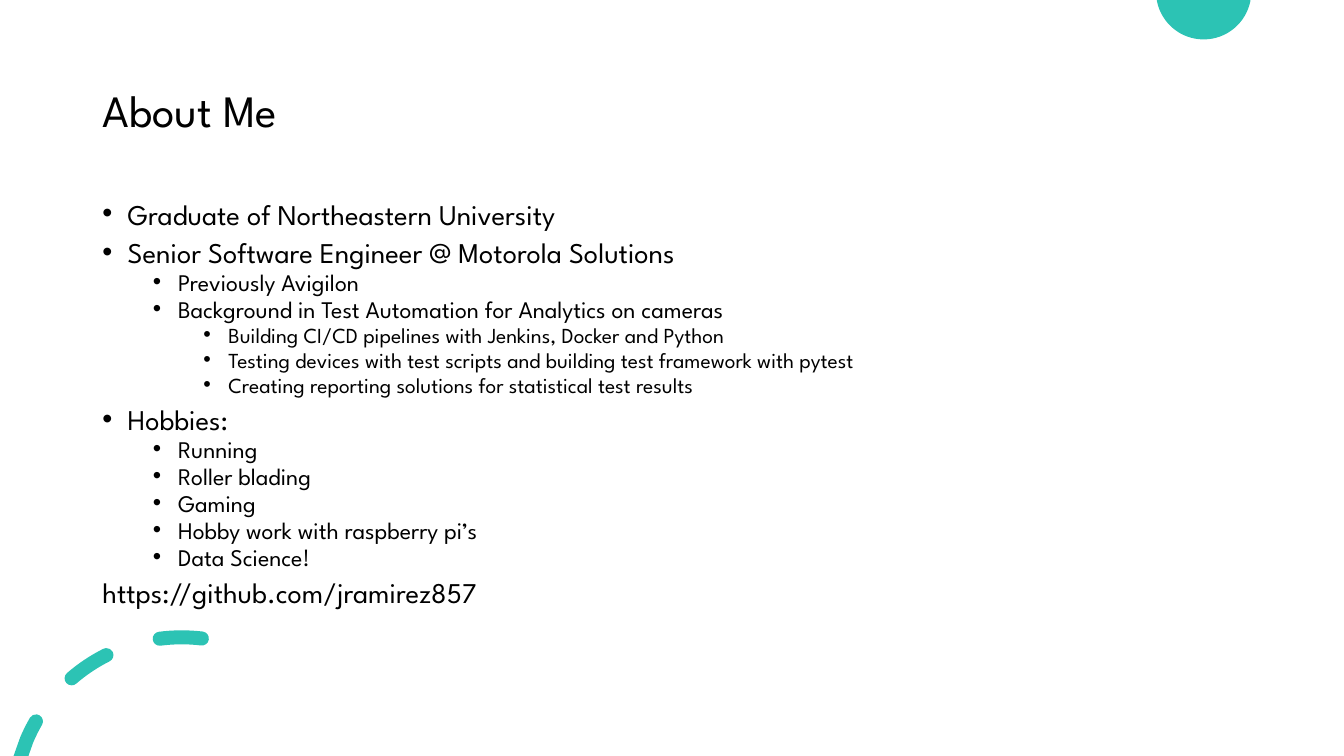
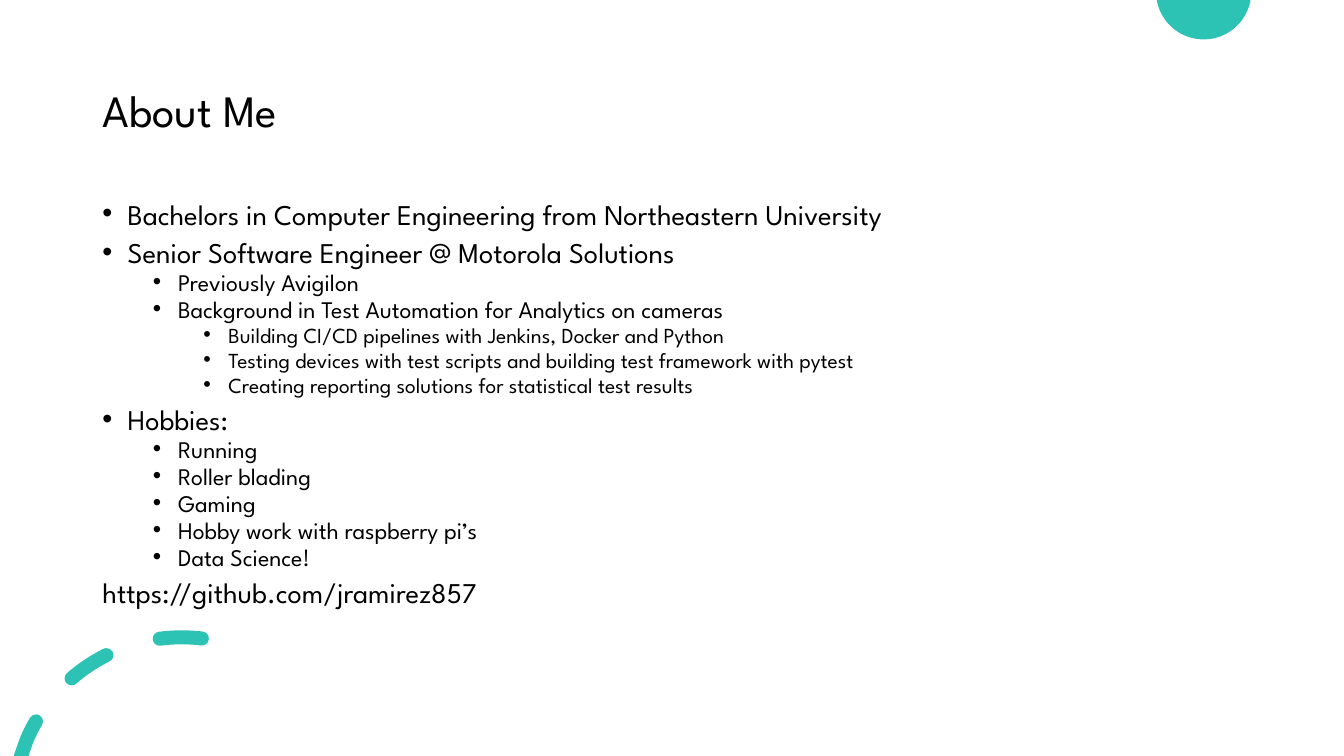
Before and after one commit to jramirez857/dash-presentation, a slide deck: slide 2 of intro-to-dash.pptx. Drawn at 1344x756 pixels with LibreOffice and Linux fonts; fonts in the diff are those of the drawing. Boxes give left, top, right and bottom in pixels: in the first picture for what was removed or moved away, otherwise in the second. Text is boxed around its words. In the diff, an @@ line names an element or a change of style, - is before the commit and + after.

```diff
--- a/intro-to-dash.pptx
+++ b/intro-to-dash.pptx
@@ text at [128,205,882,232]: text changed @@
-• Graduate of Northeastern University
+• Bachelors in Computer Engineering from Northeastern University
```
Also in this commit, not shown: 1 slide added, 1 other file.
